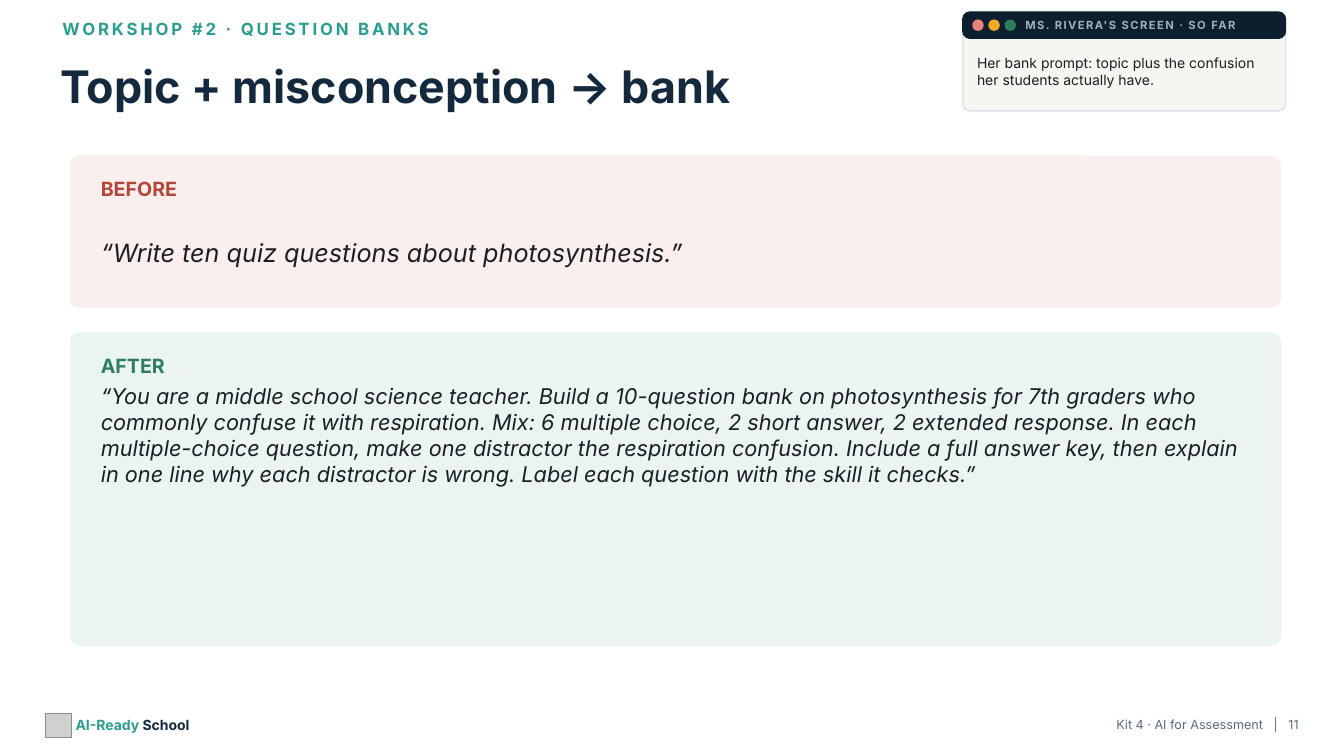
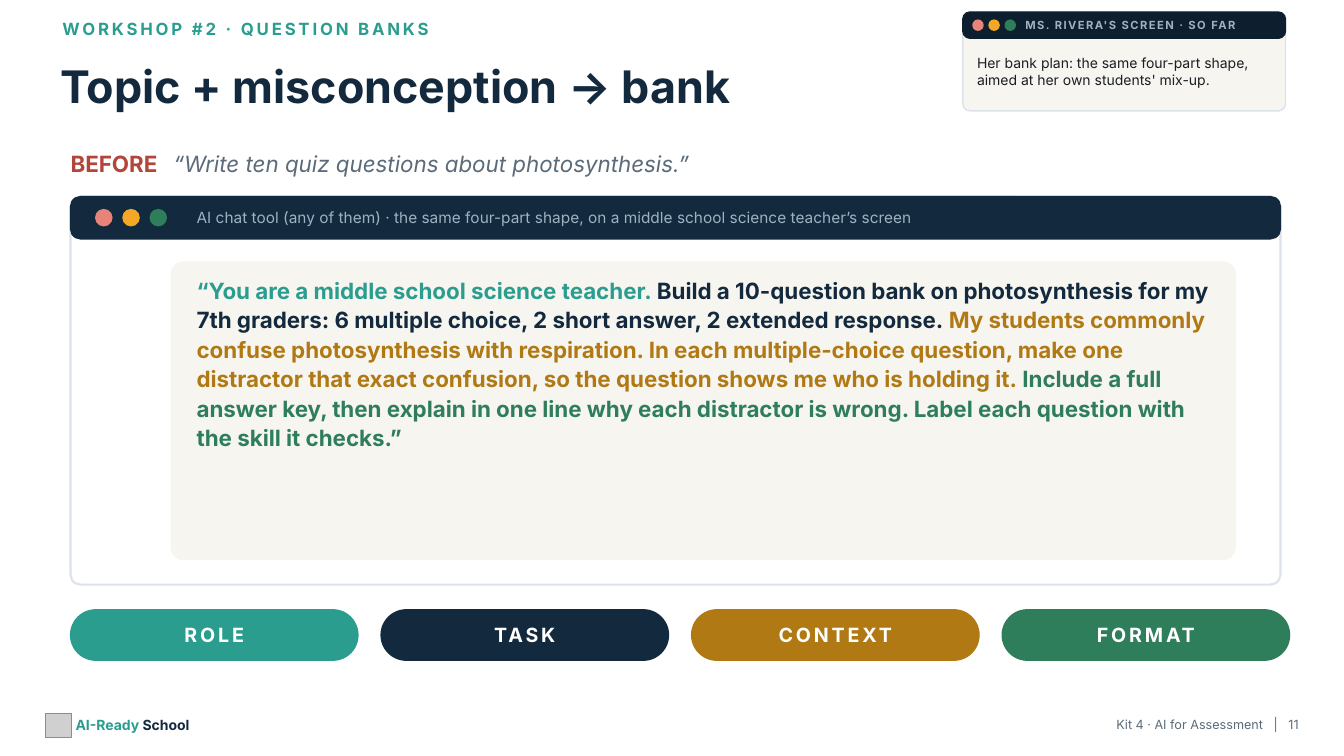
Before and after one commit to aspinozzi1/Ai-School-Ready, a slide deck: slide 11 of kits/kit04/Kit04_PresentationDeck.pptx. Drawn at 1344x756 pixels with LibreOffice and Linux fonts; fonts in the diff are those of the drawing; grey boxes stand for pictures. Boxes give left, top, right and bottom in pixels: in the first picture for what was removed or moved away, otherwise in the second. Text is boxed around its words. In the diff, an @@ line names an element or a change of style, - is before the commit and + after.

```diff
--- a/kits/kit04/Kit04_PresentationDeck.pptx
+++ b/kits/kit04/Kit04_PresentationDeck.pptx
@@ text at [977, 57, 1248, 88]: text changed @@
-Her bank prompt: topic plus the confusion her students actually have.
+Her bank plan: the same four-part shape, aimed at her own students' mix-up.
@@ text at [71, 155, 689, 177]: text changed; size 18 to 16 pt; text colour #1B1F24 to #5B6B7A @@
-“Write ten quiz questions about photosynthesis.”
+BEFORE “Write ten quiz questions about photosynthesis.”
@@ rounded rectangle: place and size @@
-rounded rectangle at [71, 156, 1280, 308]
+rounded rectangle at [71, 197, 1280, 239]
@@ rounded rectangle at [71, 197, 1280, 239]: fill #FBEFED to #13293D; outline #FBEFED 1 pt to #13293D 1 pt; proportions changed @@
@@ rounded rectangle: place and size @@
-rounded rectangle at [71, 333, 1280, 645]
+rounded rectangle at [71, 197, 1280, 585]
@@ rounded rectangle at [71, 197, 1280, 585]: fill #EAF5F3 to #FFFFFF; outline #EAF5F3 1 pt to #DCE3EA 1.5 pt; proportions changed @@
@@ text removed at [101, 181, 177, 196] @@
-BEFORE
@@ ellipse added at [96, 210, 112, 226], fill #E8837A, outline #E8837A 1 pt @@
@@ ellipse added at [123, 210, 139, 226], fill #F4A825, outline #F4A825 1 pt @@
@@ ellipse added at [150, 210, 166, 226], fill #2E7D5B, outline #2E7D5B 1 pt @@
@@ text added at [197, 211, 912, 226], 11 pt, text #9FB2C2 @@
+AI chat tool (any of them) · the same four-part shape, on a middle school science teacher’s screen
@@ rounded rectangle added at [171, 262, 1235, 560], fill #F7F5F0, outline #F7F5F0 1 pt @@
@@ text at [197, 282, 1209, 447]: text changed; size 15.5 to 16 pt; text colour #1B1F24 to #B07914; bold on; italic off @@
-“You are a middle school science teacher. Build a 10-question bank on photosynthesis for 7th graders who commonly confuse it with respiration. Mix: 6 multiple choice, 2 short answer, 2 extended response. In each multiple-choice question, make one distractor the respiration confusion. Include a full answer key, then explain in one line why each distractor is wrong. Label each question with the skill it checks.”
+“You are a middle school science teacher. Build a 10-question bank on photosynthesis for my 7th graders: 6 multiple choice, 2 short answer, 2 extended response. My students commonly confuse photosynthesis with respiration. In each multiple-choice question, make one distractor that exact confusion, so the question shows me who is holding it. Include a full answer key, then explain in one line why each distractor is wrong. Label each question with the skill it checks.”
@@ text removed at [101, 358, 165, 373] @@
-AFTER
@@ rounded rectangle added at [71, 610, 358, 660], fill #2A9D8F, outline #2A9D8F 1 pt @@
@@ text added at [184, 627, 243, 642], 14 pt, text #FFFFFF, bold @@
+ROLE
@@ rounded rectangle added at [381, 610, 668, 660], fill #13293D, outline #13293D 1 pt @@
@@ text added at [381, 610, 668, 660], 14 pt, text #FFFFFF, bold @@
+TASK
@@ rounded rectangle added at [692, 610, 979, 660], fill #B07914, outline #B07914 1 pt @@
@@ text added at [692, 610, 979, 660], 14 pt, text #FFFFFF, bold @@
+CONTEXT
@@ rounded rectangle added at [1002, 610, 1290, 660], fill #2E7D5B, outline #2E7D5B 1 pt @@
@@ text added at [1002, 610, 1290, 660], 14 pt, text #FFFFFF, bold @@
+FORMAT
```
Also in this commit, not shown: 13 other slides changed, 6 slides added, 7 other files.
